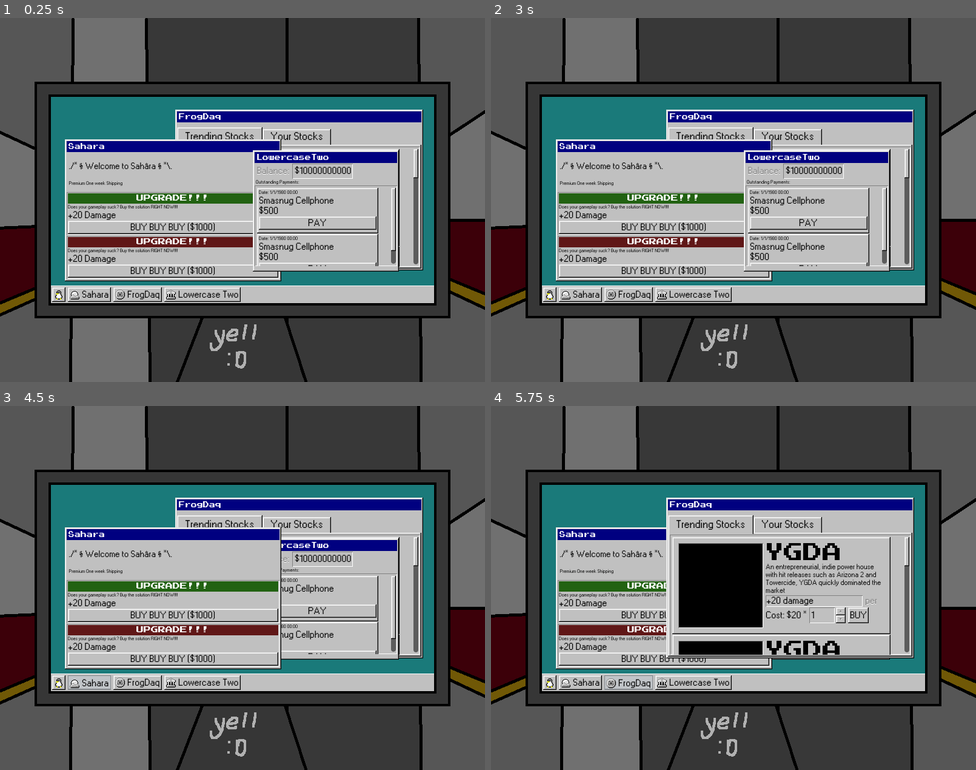
Above: before the commit, frames 1-4 (two rows, left to right).
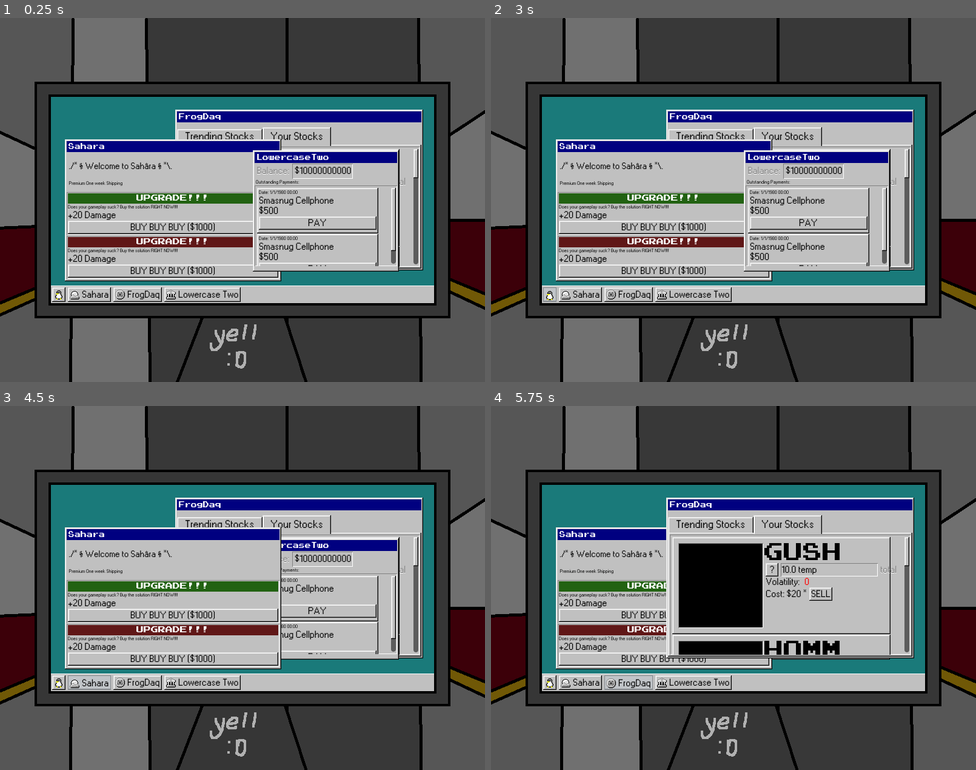
Above: after the commit, the same moments.

Repository: ygda-org/stock-strikers
Game: Godot game, scene res://gui/elevator_gui.tscn
Same seed, same stepped clock (60 frames per second), same inputs: the game is played once before the commit and once after it. This scene is started directly instead of the project's main scene.
Inputs (mouse positions are in pixels of both pictures, inside the frame that each line leads up to):
- Up to frame 1 (0.25 s): no input
- Up to frame 2 (3 s): click (772, 181) at 0.5 s, where only the run after the commit has a clickable "?"; click "BUY BUY BUY ($1000)" at 1.25 s; click "PAY" at 2 s; click (549, 294) at 2.75 s
- Up to frame 3 (4.5 s): click (58, 682) at 3.5 s; click "Sahara" at 4.25 s
- Up to frame 4 (5.75 s): click "FrogDaq" at 5 s

The runs differ from the first frame. In frame 1, 0.2% of the frame differs, in the area x 36-84%, y 30-46%; in frame 2, 0.3%; in frame 3, 0.2%; in frame 4, 1.9%, in the area x 36-84%, y 30-69%.

Commit message:
gui changes and stock changes

Diff:
--- a/globals/game_state.gd
+++ b/globals/game_state.gd
@@ -3,8 +3,23 @@
 
 var enemies = []
 
+var stock_options : Array[Stock] = []
+
 func _process(_delta):
 	clear_enemies()
+
+func generate_stock_options():
+	var dir_name := "res://player/stocks/"
+	# This "open" method returns an instance for accessing your dir
+	var dir := DirAccess.open(dir_name)
+	var file_names := dir.get_files()
+	var resources: Array[Stock] = []
+	for file_name in file_names:
+		if 'tres' not in file_name:
+			continue
+		resources.append(load(dir_name + file_name))
+	resources.shuffle()
+	stock_options = resources.slice(0, 5)
 
 func clear_enemies():
 	var indices = []
--- a/globals/player_stats.gd
+++ b/globals/player_stats.gd
@@ -6,7 +6,13 @@
 const BASE_STATS = [100, 100, 0, 20, 0.5, 200, 1, 0.3, 250, 0.5, 0.2, 20, null] # parallel array to enum in resource
 var current_stats = []
 
-var stocks: Array[Stock] = [load("res://player/stocks/guided_shots.tres")]
+var stocks: Array[Stock] = [
+	load("res://player/stocks/guided_shots.tres"),
+	load("res://player/stocks/homing.tres"),
+	load("res://player/stocks/perfection.tres"),
+	load("res://player/stocks/money_leak.tres"),
+	load("res://player/stocks/recoil.tres"),
+]
 var extra_effects: Array[String] # do stirng for now, can change
 
 ## currently called by player, updates player's stats before next run
--- a/gui/elevator_gui.gd
+++ b/gui/elevator_gui.gd
@@ -9,10 +9,46 @@
 @onready var money_panel : Panel = $MoneyPanel
 @onready var money_button : Button = $Background/DesktopBg/Taskbar/MarginContainer/HBoxContainer/MoneyButton
 
+const STOCK_OPTION = preload("uid://c4m8hryyag1e6")
+
 # Called when the node enters the scene tree for the first time.
 func _ready() -> void:
+	GameState.generate_stock_options()
+	update_trendings_stocks()
+	update_owned_stocks()
 	pass # Replace with function body.
 
+func _process(delta: float) -> void:
+	pass
+
+func update_owned_stocks():
+	var your_stocks_holder : VBoxContainer = $"StockPanel/MarginContainer/VBoxContainer/TabContainer/Your Stocks/VBoxContainer"
+	for c in your_stocks_holder.get_children():
+		c.queue_free()
+	for s : Stock in PlayerStats.stocks:
+		var option : StockOption = STOCK_OPTION.instantiate()
+		option.is_shop_stock = false
+		option.title = s.company_ticker
+		option.effect_amount = s.change_amount
+		option.effect_name = s.stat_unit
+		option.desc = s.stock_description
+		option.tooltip_desc = s.effect_description
+		your_stocks_holder.add_child(option)
+
+func update_trendings_stocks():
+	var your_stocks_holder : VBoxContainer = $"StockPanel/MarginContainer/VBoxContainer/TabContainer/Trending Stocks/VBoxContainer"
+	for c in your_stocks_holder.get_children():
+		c.queue_free()
+	for s : Stock in GameState.stock_options:
+		var option : StockOption = STOCK_OPTION.instantiate()
+		option.is_shop_stock = true
+		option.title = s.company_ticker
+		option.effect_amount = s.change_amount
+		option.effect_name = s.stat_unit
+		option.desc = s.stock_description
+		option.tooltip_desc = s.effect_description
+		#option.effect_name = s.changed_stat
+		your_stocks_holder.add_child(option)
 
 func _on_perm_button_pressed() -> void:
 	move_child(perm_panel,-1)
@@ -29,3 +65,7 @@
 	move_child(money_panel,-1)
 	stock_button.button_pressed = false
 	perm_button.button_pressed = false
+
+
+func _on_start_button_pressed() -> void:
+	pass # Replace with function body.
--- a/gui/elevator_gui.tscn
+++ b/gui/elevator_gui.tscn
@@ -5,7 +5,6 @@
 [ext_resource type="Texture2D" uid="uid://c624yv0rmuxws" path="res://assets/tempoary_assets/monitor.png" id="2_4mvcn"]
 [ext_resource type="Texture2D" uid="uid://bw7bnogec8q7l" path="res://assets/tempoary_assets/windows95_uibox.png" id="3_2dwxg"]
 [ext_resource type="Theme" uid="uid://qlk0jixls6nn" path="res://assets/tempoary_assets/windows_95.tres" id="3_svwi6"]
-[ext_resource type="PackedScene" uid="uid://c4m8hryyag1e6" path="res://gui/stock_option.tscn" id="4_ivxw8"]
 [ext_resource type="Texture2D" uid="uid://tp2aemj1cblw" path="res://assets/tempoary_assets/penguin.png" id="4_jra5y"]
 [ext_resource type="FontFile" uid="uid://b2r2akjuqowjn" path="res://assets/tempoary_assets/PressStart2P.ttf" id="4_rmfxv"]
 [ext_resource type="Texture2D" uid="uid://cmw80urymyqxg" path="res://assets/tempoary_assets/frogdaq.png" id="4_w5gor"]
@@ -115,7 +114,7 @@
 
 [node name="StartButton" type="Button" parent="Background/DesktopBg/Taskbar/MarginContainer/HBoxContainer" unique_id=1687193267]
 layout_mode = 2
-button_mask = 0
+toggle_mode = true
 icon = ExtResource("4_jra5y")
 
 [node name="PermButton" type="Button" parent="Background/DesktopBg/Taskbar/MarginContainer/HBoxContainer" unique_id=769714251]
@@ -195,56 +194,28 @@
 
 [node name="TabContainer" type="TabContainer" parent="StockPanel/MarginContainer/VBoxContainer" unique_id=487963153]
 layout_mode = 2
-current_tab = 0
+mouse_filter = 2
+current_tab = 1
 
 [node name="Trending Stocks" type="ScrollContainer" parent="StockPanel/MarginContainer/VBoxContainer/TabContainer" unique_id=1317748422]
-custom_minimum_size = Vector2(0, 198)
-layout_mode = 2
-theme = ExtResource("3_svwi6")
-metadata/_tab_index = 0
-
-[node name="VBoxContainer" type="VBoxContainer" parent="StockPanel/MarginContainer/VBoxContainer/TabContainer/Trending Stocks" unique_id=919951880]
-layout_mode = 2
-
-[node name="StockOption" parent="StockPanel/MarginContainer/VBoxContainer/TabContainer/Trending Stocks/VBoxContainer" unique_id=1011788072 instance=ExtResource("4_ivxw8")]
-layout_mode = 2
-
-[node name="StockOption2" parent="StockPanel/MarginContainer/VBoxContainer/TabContainer/Trending Stocks/VBoxContainer" unique_id=893599749 instance=ExtResource("4_ivxw8")]
-layout_mode = 2
-
-[node name="StockOption3" parent="StockPanel/MarginContainer/VBoxContainer/TabContainer/Trending Stocks/VBoxContainer" unique_id=234600546 instance=ExtResource("4_ivxw8")]
-layout_mode = 2
-
-[node name="StockOption4" parent="StockPanel/MarginContainer/VBoxContainer/TabContainer/Trending Stocks/VBoxContainer" unique_id=1821929115 instance=ExtResource("4_ivxw8")]
-layout_mode = 2
-
-[node name="StockOption5" parent="StockPanel/MarginContainer/VBoxContainer/TabContainer/Trending Stocks/VBoxContainer" unique_id=437835960 instance=ExtResource("4_ivxw8")]
-layout_mode = 2
-
-[node name="Your Stocks" type="ScrollContainer" parent="StockPanel/MarginContainer/VBoxContainer/TabContainer" unique_id=1693536885]
 visible = false
 custom_minimum_size = Vector2(0, 198)
 layout_mode = 2
+theme = ExtResource("3_svwi6")
+metadata/_tab_index = 0
+
+[node name="VBoxContainer" type="VBoxContainer" parent="StockPanel/MarginContainer/VBoxContainer/TabContainer/Trending Stocks" unique_id=919951880]
+layout_mode = 2
+
+[node name="Your Stocks" type="ScrollContainer" parent="StockPanel/MarginContainer/VBoxContainer/TabContainer" unique_id=1693536885]
+custom_minimum_size = Vector2(0, 198)
+layout_mode = 2
+mouse_filter = 2
 metadata/_tab_index = 1
 
 [node name="VBoxContainer" type="VBoxContainer" parent="StockPanel/MarginContainer/VBoxContainer/TabContainer/Your Stocks" unique_id=221374261]
 layout_mode = 2
-
-[node name="StockOption" parent="StockPanel/MarginContainer/VBoxContainer/TabContainer/Your Stocks/VBoxContainer" unique_id=1928746032 instance=ExtResource("4_ivxw8")]
-layout_mode = 2
-is_shop_stock = false
-
-[node name="StockOption2" parent="StockPanel/MarginContainer/VBoxContainer/TabContainer/Your Stocks/VBoxContainer" unique_id=1584029328 instance=ExtResource("4_ivxw8")]
-layout_mode = 2
-is_shop_stock = false
-
-[node name="StockOption3" parent="StockPanel/MarginContainer/VBoxContainer/TabContainer/Your Stocks/VBoxContainer" unique_id=1324155646 instance=ExtResource("4_ivxw8")]
-layout_mode = 2
-is_shop_stock = false
-
-[node name="StockOption4" parent="StockPanel/MarginContainer/VBoxContainer/TabContainer/Your Stocks/VBoxContainer" unique_id=866893973 instance=ExtResource("4_ivxw8")]
-layout_mode = 2
-is_shop_stock = false
+mouse_filter = 2
 
 [node name="PermPanel" type="Panel" parent="." unique_id=1795233922]
 layout_mode = 0
@@ -415,6 +386,7 @@
 offset_top = 218.0
 offset_right = 658.0
 offset_bottom = 418.0
+mouse_filter = 2
 theme = ExtResource("3_svwi6")
 
 [node name="MarginContainer" type="MarginContainer" parent="MoneyPanel" unique_id=1829289274]
@@ -506,6 +478,7 @@
 [node name="DebtOption2" parent="MoneyPanel/MarginContainer/VBoxContainer/ScrollContainer/VBoxContainer" unique_id=493351013 instance=ExtResource("12_68ai3")]
 layout_mode = 2
 
+[connection signal="pressed" from="Background/DesktopBg/Taskbar/MarginContainer/HBoxContainer/StartButton" to="." method="_on_start_button_pressed"]
 [connection signal="pressed" from="Background/DesktopBg/Taskbar/MarginContainer/HBoxContainer/PermButton" to="." method="_on_perm_button_pressed"]
 [connection signal="pressed" from="Background/DesktopBg/Taskbar/MarginContainer/HBoxContainer/StockButton" to="." method="_on_stock_button_pressed"]
 [connection signal="pressed" from="Background/DesktopBg/Taskbar/MarginContainer/HBoxContainer/MoneyButton" to="." method="_on_money_button_pressed"]
--- a/gui/stock_option.gd
+++ b/gui/stock_option.gd
@@ -1,20 +1,56 @@
 extends Control
+
+class_name StockOption
 
 ##If true, is on the "trending" page. Formats to be bought
 ##If false, is on "your stocks". Formats to be sold
 @export var is_shop_stock : bool = true
 
+var title : String = "Unnamed"
+var desc : String = "Blank"
+var effect_amount : float = 1.0
+var effect_name : String = "BOO"
+
+### Trending Stocks
+## Cost per dividend
+var cost_per : float = 0.01
+var tooltip_desc : String = "COOL DESC OSDKPOSDK"
+
+### Owned Stocks
+enum rate {
+	STABLE,
+	LOWFALL,
+	LOWRISE,
+	MEDFALL,
+	MEDRISE,
+	HIGHFALL,
+	HIGHRISE,
+	CHAOTIC
+}
+var volatility : rate = rate.STABLE
+var value_total : float = 0.01
+
 # Called when the node enters the scene tree for the first time.
 func _ready() -> void:
+
+	$Title.text = title
+	$VBoxContainer/Desc.text = desc
+	$VBoxContainer/EffectRow/Panel/MarginContainer/Effect.text = str(effect_amount) + " " + effect_name
+	$Tooltip/MarginContainer/TooltipDesc.text = tooltip_desc
 	if not is_shop_stock:
 		$VBoxContainer/BuyingRow/Dividends.visible = false
 		$VBoxContainer/EffectRow/PerTag.text = 'total'
 		$VBoxContainer/Desc.visible = false
 		$VBoxContainer/VolatitlityRow.visible = true
 		$VBoxContainer/BuyingRow/BuyButton.text = 'SELL'
+		$VBoxContainer/VolatitlityRow/VolatilityAmount.text = str(volatility)
 
 
 
 # Called every frame. 'delta' is the elapsed time since the previous frame.
 func _process(delta: float) -> void:
 	pass
+
+
+func _on_info_button_toggled(toggled_on: bool) -> void:
+	$Tooltip.visible = toggled_on
--- a/gui/stock_option.tscn
+++ b/gui/stock_option.tscn
@@ -23,6 +23,16 @@
 texture_margin_right = 1.0
 texture_margin_bottom = 1.0
 
+[sub_resource type="StyleBoxTexture" id="StyleBoxTexture_welxv"]
+texture = ExtResource("2_kmgha")
+texture_margin_left = 2.0
+texture_margin_top = 2.0
+texture_margin_right = 2.0
+texture_margin_bottom = 2.0
+
+[sub_resource type="StyleBoxFlat" id="StyleBoxFlat_g105g"]
+bg_color = Color(1, 1, 0.5058824, 1)
+
 [node name="StockOption" type="Control" unique_id=1011788072]
 custom_minimum_size = Vector2(360, 160)
 layout_mode = 3
@@ -31,6 +41,7 @@
 offset_bottom = -0.2000122
 grow_horizontal = 2
 grow_vertical = 2
+mouse_filter = 2
 theme = ExtResource("1_l2qqs")
 script = ExtResource("2_v1w4h")
 
@@ -41,6 +52,7 @@
 anchor_bottom = 1.0
 grow_horizontal = 2
 grow_vertical = 2
+mouse_filter = 2
 theme = ExtResource("1_l2qqs")
 
 [node name="StockDisplay" type="Panel" parent="." unique_id=968934865]
@@ -105,21 +117,30 @@
 offset_top = 43.0
 offset_right = 353.0
 offset_bottom = 155.0
+mouse_filter = 2
 
 [node name="Desc" type="Label" parent="VBoxContainer" unique_id=1961908399]
-custom_minimum_size = Vector2(50, 0)
+custom_minimum_size = Vector2(50, 52)
 layout_mode = 2
 theme = ExtResource("1_l2qqs")
 theme_override_font_sizes/font_size = 12
 text = "An entrepreneurial, indie power house with hit releases such as Arizona 2 and Towercide, YGDA quickly dominated the market"
 autowrap_mode = 3
+clip_text = true
 
 [node name="EffectRow" type="HBoxContainer" parent="VBoxContainer" unique_id=612997778]
 layout_mode = 2
+mouse_filter = 2
+
+[node name="InfoButton" type="Button" parent="VBoxContainer/EffectRow" unique_id=620645840]
+layout_mode = 2
+toggle_mode = true
+text = " ? "
 
 [node name="Panel" type="Panel" parent="VBoxContainer/EffectRow" unique_id=1521882151]
 custom_minimum_size = Vector2(160, 19)
 layout_mode = 2
+mouse_filter = 2
 theme = ExtResource("1_l2qqs")
 theme_override_styles/panel = SubResource("StyleBoxTexture_v1w4h")
 
@@ -130,6 +151,7 @@
 anchor_bottom = 1.0
 grow_horizontal = 2
 grow_vertical = 2
+mouse_filter = 2
 theme_override_constants/margin_left = 1
 theme_override_constants/margin_top = 1
 theme_override_constants/margin_right = 1
@@ -161,7 +183,7 @@
 theme_override_font_sizes/font_size = 16
 text = "Volatility: "
 
-[node name="Label" type="Label" parent="VBoxContainer/VolatitlityRow" unique_id=1499526226]
+[node name="VolatilityAmount" type="Label" parent="VBoxContainer/VolatitlityRow" unique_id=1499526226]
 layout_mode = 2
 theme_override_colors/font_color = Color(1, 0, 0, 1)
 theme_override_font_sizes/font_size = 16
@@ -186,3 +208,39 @@
 [node name="BuyButton" type="Button" parent="VBoxContainer/BuyingRow" unique_id=127888415]
 layout_mode = 2
 text = "BUY"
+
+[node name="Tooltip" type="Panel" parent="." unique_id=460809676]
+visible = false
+layout_mode = 0
+offset_left = 180.0
+offset_top = 66.0
+offset_right = 329.0
+offset_bottom = 151.0
+theme_override_styles/panel = SubResource("StyleBoxTexture_welxv")
+
+[node name="MarginContainer" type="MarginContainer" parent="Tooltip" unique_id=1438476390]
+layout_mode = 1
+anchors_preset = 15
+anchor_right = 1.0
+anchor_bottom = 1.0
+grow_horizontal = 2
+grow_vertical = 2
+theme_override_constants/margin_left = 1
+theme_override_constants/margin_top = 1
+theme_override_constants/margin_right = 1
+theme_override_constants/margin_bottom = 1
+
+[node name="Panel" type="Panel" parent="Tooltip/MarginContainer" unique_id=1526851892]
+layout_mode = 2
+theme_override_styles/panel = SubResource("StyleBoxFlat_g105g")
+
+[node name="TooltipDesc" type="Label" parent="Tooltip/MarginContainer" unique_id=1950617849]
+custom_minimum_size = Vector2(40, 40)
+layout_mode = 2
+size_flags_vertical = 1
+theme_override_font_sizes/font_size = 16
+text = "aaaaaaaaaaaaaaaaaaaaaaaaaaaaaaaaaaaaaaaaaaaaaaaaaaaaaaaaaaaaaaaaaaaaaaaaaaaaaaaaaaaaaaaaaaaaaaaaaaaaaaaaaaaaaaaaaaaaaaaaaaaaaaaaaaaaaaaaaaaaaaaaaaaaaaaaaaaaaaaaaaaaaaaaaaaaaaaaaaaaaaaaaaaaaaaaaaaaaaaaaaaaaaaaaaaaaaaaaaaaaaaaaaaaaaaaaaaaaaaaaaaaaaaaaa"
+autowrap_mode = 3
+clip_text = true
+
+[connection signal="toggled" from="VBoxContainer/EffectRow/InfoButton" to="." method="_on_info_button_toggled"]
--- /dev/null
+++ b/main/test.tscn
@@ -0,0 +1,25 @@
+[gd_scene format=3 uid="uid://bc0jt0mv0svyp"]
+
+[ext_resource type="Texture2D" uid="uid://d28nn2p255elc" path="res://assets/enemies/wallet/dollarbill.png" id="1_8nrhl"]
+
+[node name="Test" type="Node2D" unique_id=67124652]
+
+[node name="CPUParticles2D" type="CPUParticles2D" parent="." unique_id=1033749753]
+emitting = false
+amount = 16
+texture = ExtResource("1_8nrhl")
+lifetime = 2.0
+one_shot = true
+emission_shape = 3
+emission_rect_extents = Vector2(16, 16)
+direction = Vector2(1, 1)
+spread = 116.89
+gravity = Vector2(0, 20)
+initial_velocity_min = 4.75
+initial_velocity_max = 4.75
+angular_velocity_min = -113.96
+angular_velocity_max = 53.89
+radial_accel_max = 6.45
+angle_max = 674.0
+scale_amount_min = 0.5
+scale_amount_max = 0.8
--- a/player/stocks/base_stock.gd
+++ b/player/stocks/base_stock.gd
@@ -20,6 +20,8 @@
 }
 ## stat to be changed. OTHER can be implemented to whatever
 @export var changed_stat: stats
+## For display purposes. px/s, health, $, etc
+@export var stat_unit : String = "temp"
 ## amount to change stat by
 @export var change_amount: float
 ## if other, fill in name of effect. Otherwise leave blank
@@ -27,4 +29,8 @@
 ## name of stock to be displayed in shop
 @export var stock_name: String
 ## description of stock and effects in shop
-@export var stock_description: String
+@export var stock_description: String = "Lorem ipsum dolor sit amet, consectetur adipiscing elit, sed do eiusmod tempor incididunt ut labore et dolore magna aliqua. Ut enim ad minim veniam, quis nostrud exercitation ullamco laboris nisi"
+## describes the effect, used in the tooltip
+@export var effect_description : String = "Lorem Ispum"
+## company ticker (EX: YGDA, APPL, etc)
+@export var company_ticker : String = "AAAA"
--- a/player/stocks/bleed.tres
+++ b/player/stocks/bleed.tres
@@ -5,6 +5,8 @@
 [resource]
 script = ExtResource("1_mc8hk")
 changed_stat = 12
+stat_unit = "hp per s"
 change_amount = 2.0
 other_effect_name = "bleed"
+company_ticker = "BLED"
 metadata/_custom_type_script = "uid://cgypua0rq6rtn"
--- a/player/stocks/bullet_knockback.tres
+++ b/player/stocks/bullet_knockback.tres
@@ -5,5 +5,7 @@
 [resource]
 script = ExtResource("1_dsaer")
 changed_stat = 11
+stat_unit = "px"
 change_amount = 20.0
+company_ticker = "BUKB"
 metadata/_custom_type_script = "uid://cgypua0rq6rtn"
--- a/player/stocks/desperation.tres
+++ b/player/stocks/desperation.tres
@@ -5,7 +5,11 @@
 [resource]
 script = ExtResource("1_oq8hp")
 changed_stat = 12
+stat_unit = "other"
 change_amount = 3.0
 other_effect_name = "desperation"
 stock_name = "YGDA"
+stock_description = "An entrepreneurial, indie power house with hit releases such as Arizona 2 and Towercide, YGDA quickly dominated the market"
+effect_description = "As your health approaches 0, your damage is multiplied, approaching the max"
+company_ticker = "YGDA"
 metadata/_custom_type_script = "uid://cgypua0rq6rtn"
--- a/player/stocks/extrafire.tres
+++ b/player/stocks/extrafire.tres
@@ -7,4 +7,5 @@
 changed_stat = 12
 change_amount = 3.0
 other_effect_name = "extrafire"
+company_ticker = "EXFR"
 metadata/_custom_type_script = "uid://cgypua0rq6rtn"
--- a/player/stocks/guided_shots.tres
+++ b/player/stocks/guided_shots.tres
@@ -7,4 +7,5 @@
 changed_stat = 12
 change_amount = 10.0
 other_effect_name = "guided_shots"
+company_ticker = "GUSH"
 metadata/_custom_type_script = "uid://cgypua0rq6rtn"
--- /dev/null
+++ b/player/stocks/health.tres
@@ -0,0 +1,9 @@
+[gd_resource type="Resource" script_class="Stock" format=3 uid="uid://bffsryidn4853"]
+
+[ext_resource type="Script" uid="uid://cgypua0rq6rtn" path="res://player/stocks/base_stock.gd" id="1_ba63f"]
+
+[resource]
+script = ExtResource("1_ba63f")
+change_amount = 10.0
+company_ticker = "HE<3"
+metadata/_custom_type_script = "uid://cgypua0rq6rtn"
--- a/player/stocks/homing.tres
+++ b/player/stocks/homing.tres
@@ -7,4 +7,5 @@
 changed_stat = 12
 change_amount = 15.0
 other_effect_name = "homing"
+company_ticker = "HOMM"
 metadata/_custom_type_script = "uid://cgypua0rq6rtn"
--- a/player/stocks/money_damage_increase.tres
+++ b/player/stocks/money_damage_increase.tres
@@ -7,4 +7,5 @@
 changed_stat = 12
 change_amount = 1.5
 other_effect_name = "money_damage_increase"
+company_ticker = "$$^^"
 metadata/_custom_type_script = "uid://cgypua0rq6rtn"
--- a/player/stocks/money_leak.tres
+++ b/player/stocks/money_leak.tres
@@ -8,4 +8,5 @@
 other_effect_name = "money_leak"
 stock_name = "Money Leak"
 stock_description = "change amout move speed, lose money on timer"
+company_ticker = "MNLK"
 metadata/_custom_type_script = "uid://cgypua0rq6rtn"
--- a/player/stocks/money_shield.tres
+++ b/player/stocks/money_shield.tres
@@ -7,4 +7,5 @@
 changed_stat = 12
 change_amount = 1.0
 other_effect_name = "money_shield"
+company_ticker = "MNSH"
 metadata/_custom_type_script = "uid://cgypua0rq6rtn"
--- a/player/stocks/perfection.tres
+++ b/player/stocks/perfection.tres
@@ -5,8 +5,10 @@
 [resource]
 script = ExtResource("1_vpcoa")
 changed_stat = 12
+stat_unit = "$ per enemy"
 change_amount = 2.0
 other_effect_name = "perfection"
 stock_name = "Perfection"
 stock_description = "dmg, hit = lose money"
+company_ticker = "PERF"
 metadata/_custom_type_script = "uid://cgypua0rq6rtn"
--- a/player/stocks/premium_bullets.tres
+++ b/player/stocks/premium_bullets.tres
@@ -9,4 +9,5 @@
 other_effect_name = "premium_bullets"
 stock_name = "Premium Bullets"
 stock_description = "Bullets cost money, change amount dmg multi"
+company_ticker = "PREB"
 metadata/_custom_type_script = "uid://cgypua0rq6rtn"
--- a/player/stocks/recoil.tres
+++ b/player/stocks/recoil.tres
@@ -7,4 +7,5 @@
 changed_stat = 12
 change_amount = 150.0
 other_effect_name = "recoil"
+company_ticker = "RCOL"
 metadata/_custom_type_script = "uid://cgypua0rq6rtn"
--- a/player/stocks/ricochet.tres
+++ b/player/stocks/ricochet.tres
@@ -7,4 +7,5 @@
 changed_stat = 12
 change_amount = 2.0
 other_effect_name = "ricochet"
+company_ticker = "RCCH"
 metadata/_custom_type_script = "uid://cgypua0rq6rtn"
--- a/player/stocks/roll_bullets.tres
+++ b/player/stocks/roll_bullets.tres
@@ -7,4 +7,5 @@
 changed_stat = 12
 change_amount = 0.5
 other_effect_name = "roll_bullets"
+company_ticker = "ROLL"
 metadata/_custom_type_script = "uid://cgypua0rq6rtn"
--- a/player/stocks/strong_single_shots.tres
+++ b/player/stocks/strong_single_shots.tres
@@ -7,4 +7,5 @@
 changed_stat = 12
 change_amount = 2.0
 other_effect_name = "strong_single_shots"
+company_ticker = "STRB"
 metadata/_custom_type_script = "uid://cgypua0rq6rtn"
--- a/player/stocks/teleport.tres
+++ b/player/stocks/teleport.tres
@@ -7,4 +7,5 @@
 changed_stat = 12
 change_amount = 40.0
 other_effect_name = "teleport"
+company_ticker = "TELE"
 metadata/_custom_type_script = "uid://cgypua0rq6rtn"
--- a/player/stocks/thorns.tres
+++ b/player/stocks/thorns.tres
@@ -7,4 +7,5 @@
 changed_stat = 12
 change_amount = 5.0
 other_effect_name = "thorns"
+company_ticker = "THRN"
 metadata/_custom_type_script = "uid://cgypua0rq6rtn"
--- a/player/stocks/triple_shot.tres
+++ b/player/stocks/triple_shot.tres
@@ -7,4 +7,5 @@
 changed_stat = 11
 change_amount = 0.5
 other_effect_name = "triple_shot"
+company_ticker = "TRIS"
 metadata/_custom_type_script = "uid://cgypua0rq6rtn"
--- a/player/stocks/vampire.tres
+++ b/player/stocks/vampire.tres
@@ -7,4 +7,5 @@
 changed_stat = 12
 change_amount = 0.2
 other_effect_name = "vampire"
+company_ticker = "VAMP"
 metadata/_custom_type_script = "uid://cgypua0rq6rtn"
Binary file added: assets/enemies/wallet/dollarbill.png
Not shown, added: assets/enemies/wallet/dollarbill.png.import
